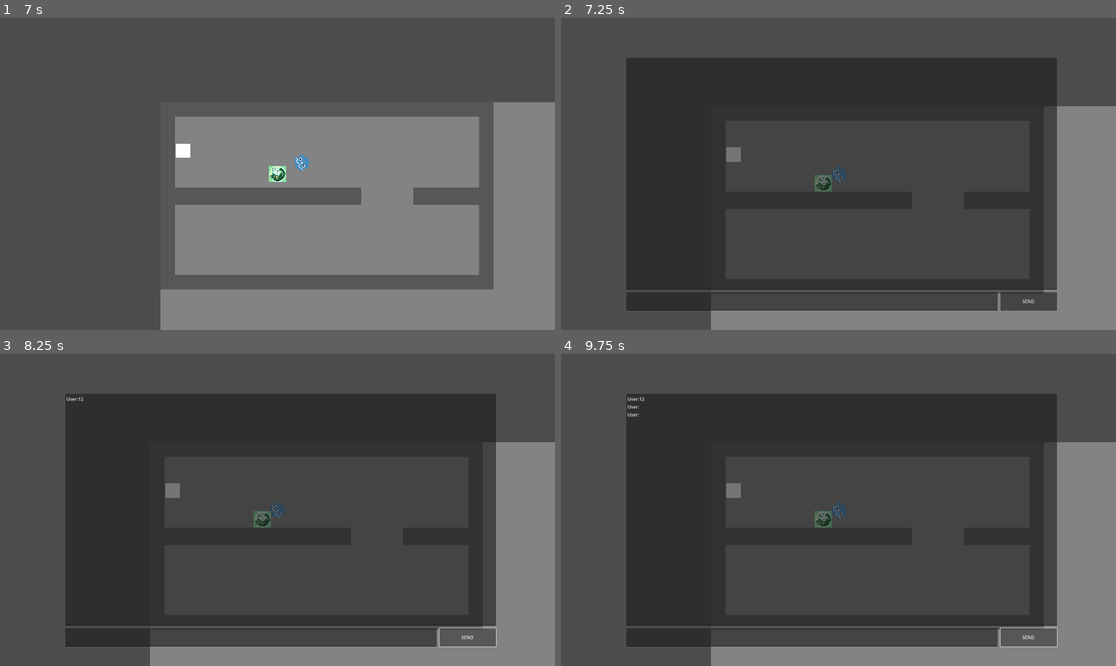
Above: before the commit, frames 1-4 (two rows, left to right).
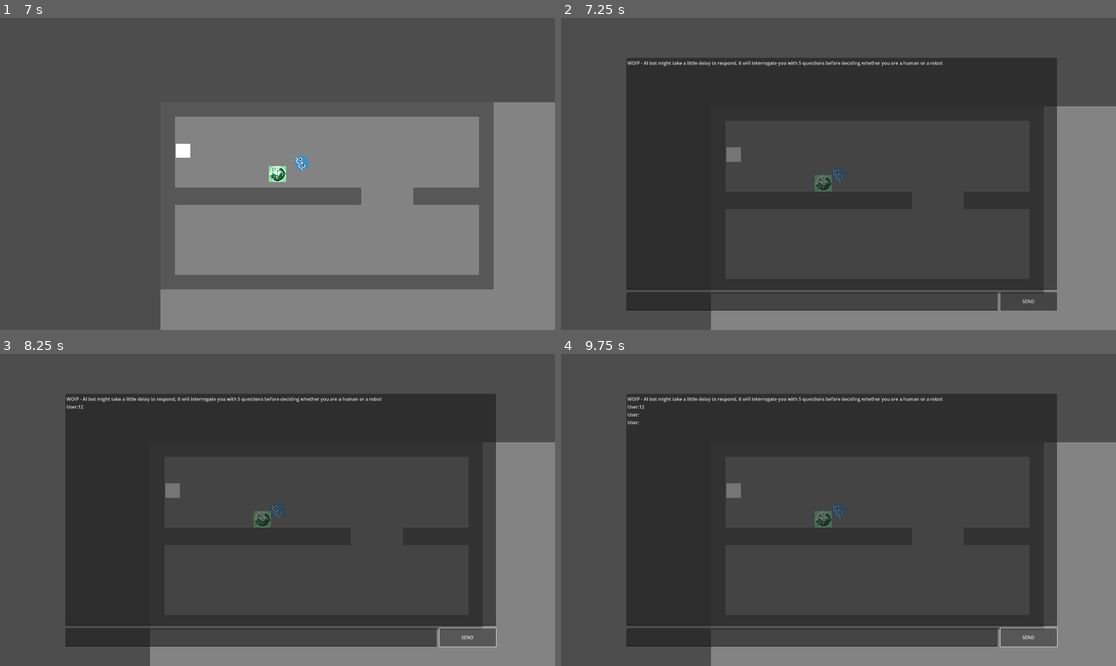
Above: after the commit, the same moments.

Repository: AmirH32/Bot-Or-Not
Game: Godot game, scene res://scenes/world.tscn
Same seed, same stepped clock (60 frames per second), same inputs: the game is played once before the commit and once after it.
Inputs (mouse positions are in pixels of both pictures, inside the frame that each line leads up to):
- Up to frame 1 (7 s): click "Start" at 0.5 s; click "Level 1" at 1.25 s; hold Right (ui_right) 2.03-2.78 s; hold Down (ui_down) 2.78-3.53 s; hold Right (ui_right) 3.53-4.28 s; hold Up (ui_up) 4.28-5.03 s; hold Left (ui_left) 5.03-6.53 s; hold Down (ui_down) from 6.53 s (still down)
- Up to frame 2 (7.25 s): keep holding Down (ui_down)
- Up to frame 3 (8.25 s): release Down (ui_down) at 7.25 s; click (249, 637) at 7.27 s; type "12" at 7.35 s; click "SEND" at 8 s
- Up to frame 4 (9.75 s): tap Enter at 8.75 s; hold Right (ui_right) 8.78-9.53 s; tap Space at 9.5 s; hold Up (ui_up) from 9.53 s (still down)

Frame 1 is identical in both runs. In frame 2, 0.4% of the frame differs, in the area x 12-69%, y 13-16%; in frame 3, 0.4%, in the area x 12-69%, y 13-18%; in frame 4, 0.4%.

Commit message:
Fixed prompting

Diff:
--- a/Scripts/chat.gd
+++ b/Scripts/chat.gd
@@ -7,17 +7,17 @@
 @onready var answer_input = $AnswerEdit      # Input field (e.g., LineEdit or another TextEdit)
 @onready var http_request_node = $HTTPRequest # The HTTP Request node
 var prompt_count: int = 0 # initialise prompt count
-var parent_ai : AI_robot
+var parent_ai : AI_robot # The parent AI node
 @onready var result_button = $ResultButton  # Adjust the path as necessary
-var win
+var win # variable that holds if you have won or not
 
 
-signal death
-signal increment
+signal death # signals death
+signal increment # signals increment
 
 func create_post_data(prompt, prompt_count):
 	var post_data = {
-			"prompt": prompt,
+			"prompt": prompt, # prompt for AI
 			"count": prompt_count  # You can increment this counter if needed
 	}
 	return post_data
@@ -25,16 +25,22 @@
 # On startup get the first question from AI
 func _ready() -> void:
 	 # Set the TextEdit to full screen size
-	win = null
-	result_button.visible = false
+	win = null # Win is automatically nothing when chat box is started
+	result_button.visible = false # Hides the continue button
 
+	### Anchors the text edit in the screen
 	text_edit.anchor_left = 0
 	text_edit.anchor_top = 0
 	text_edit.anchor_right = 1
 	text_edit.anchor_bottom = 1
+
+	### Adds some UI information
+	text_edit.text += "WOIP - AI bot might take a little delay to respond, it will interrogate you with 5 questions before deciding whether you are a human or a robot \n"
+	# Gets the first question to showcase the user
 	http_request_node.get_first_question()
 	prompt_count += 1
 	print("Number of prompts sent:", prompt_count)
+	# Logs the number of prompts, increases counter so when it hits 5 it can make a decision
 
 
 # Function called when the Send button is pressed
@@ -46,6 +52,7 @@
 	if text_edit and answer_input:
 		print("TextEdit and Answer nodes found - Adding input text")
 
+		# Gets the user input from the answer_input node box
 		var user_input = answer_input.text
 
 		# Append the text from the Answer input field to the TextEdit box
@@ -53,19 +60,20 @@
 
 
 		### Handles POST and incrementing counter
-		# POST and send the answer_input
+		# Creates the post json
 		var post_data = create_post_data(user_input, prompt_count)
 
+		# sends a http request
 		http_request_node.send_post_request(post_data)
 
 		prompt_count += 1
 		print("Number of prompts sent:", prompt_count)
 
-		# Reset the count every 3 prompts
-		if prompt_count >= 4:
+		# Reset the count every 5 prompts
+		if prompt_count >= 5:
 			# AI makes its decision
 			post_data = create_post_data("You must now judge whether the person you have talked to is a human or a robot, your l …(209 unchanged characters)…
-
+			# Sends post request to judge the player
 			http_request_node.send_post_request(post_data)
 
 		###
@@ -77,17 +85,23 @@
 		print("One or more nodes not found! Check the path.")
 
 func reset_prompt_count():
+	### Purpose: Reset the prompt counter
 	prompt_count = 0
 	print("Prompt count has been reset.")
 
 func display_ai_response(response):
+	# gets the type of the response
 	var type_of_variable = typeof(response)
 
 	if type_of_variable == TYPE_DICTIONARY:
+		# if the type of response is dictionary gets the allocated response from the chat bot
 		var response_string = response["response"]
 		var response_length = response_string.length()
-		text_edit.text += "WOIP - AI bot might take a little delay to respond, it will interrogate you with 5 questions before deciding whether you are a human or a robot"
-		text_edit.text += "Bot:" + response_string
+
+		# Adds bot response
+		text_edit.text += "Bot:" + response_string + "\n"
+
+		# If we have 6 prompts then look at bot response as to whether we are human or AI
 		if prompt_count == 6:
 			reset_prompt_count()
 			if response_string[response_length - 1] == "h" or "human" in response_string:
